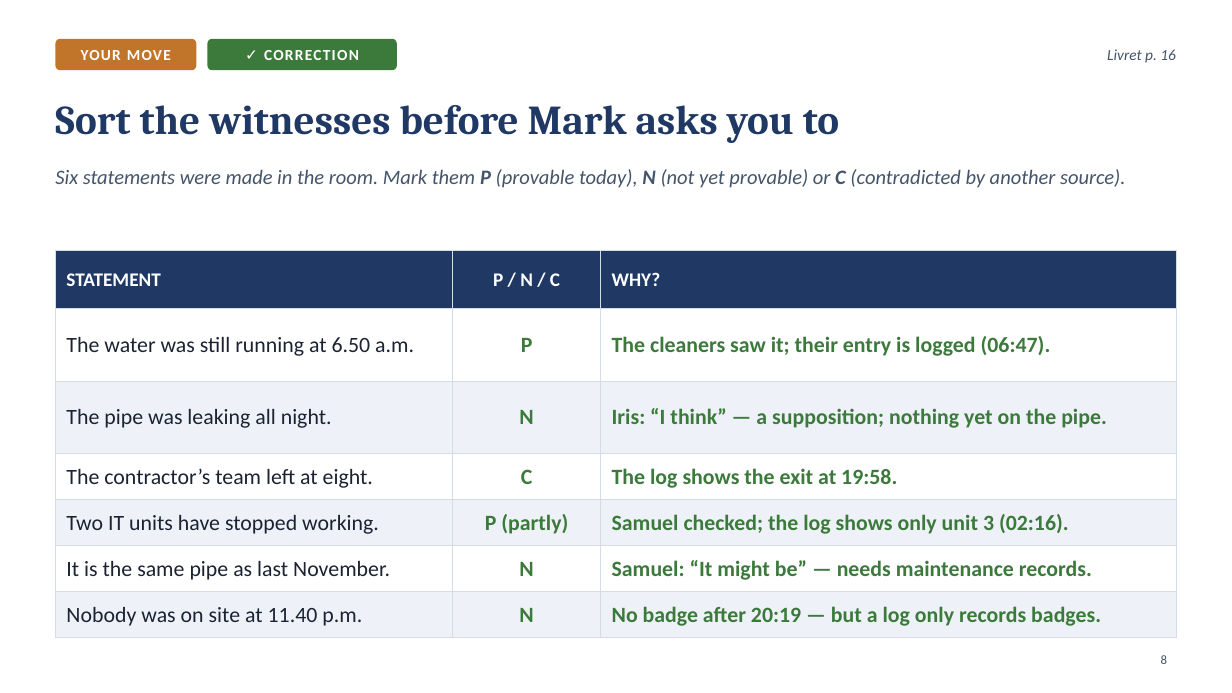
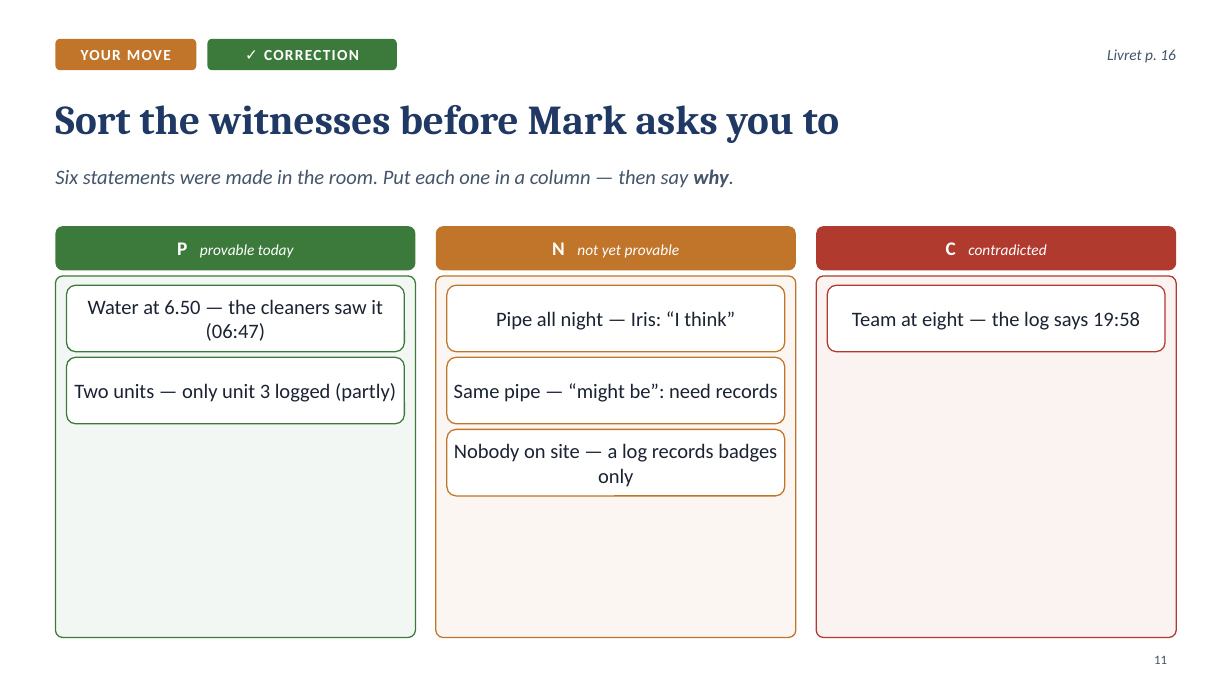
Before and after one commit to ajouniaux/talenleren, a slide deck: slide 11 of powerpoints/Seance_08_Scene3_Sort_the_witnesses.pptx (slide 8 before the commit). Drawn at 1232x693 pixels with LibreOffice and Linux fonts; fonts in the diff are those of the drawing. Boxes give left, top, right and bottom in pixels: in the first picture for what was removed or moved away, otherwise in the second. Text is boxed around its words. In the diff, an @@ line names an element or a change of style, - is before the commit and + after.

```diff
--- a/powerpoints/Seance_08_Scene3_Sort_the_witnesses.pptx
+++ b/powerpoints/Seance_08_Scene3_Sort_the_witnesses.pptx
@@ text at [55,169,734,188]: text changed @@
-Six statements were made in the room. Mark them P (provable today), N (not yet provable) or C (contradicted by another source).
+Six statements were made in the room. Put each one in a column — then say why.
@@ rounded rectangle added at [55,226,416,271], fill #3C7A3C @@
@@ rounded rectangle added at [436,226,797,271], fill #C0752A @@
@@ rounded rectangle added at [816,226,1177,271], fill #B03A2E @@
@@ table removed at [55,250,1177,630], 7 rows, 3 columns @@
-STATEMENT | P / N / C | WHY?
-The water was still running at 6.50 a.m. | P | The cleaners saw it; their entry is logged (06:47).
-The pipe was leaking all night. | N | Iris: “I think” — a supposition; nothing yet on the pipe.
-The contractor’s team left at eight. | C | The log shows the exit at 19:58.
-Two IT units have stopped working. | P (partly) | Samuel checked; the log shows only unit 3 (02:16).
-It is the same pipe as last November. | N | Samuel: “It might be” — needs maintenance records.
-Nobody was on site at 11.40 p.m. | N | No badge after 20:19 — but a log only records badges.
@@ text added at [177,242,294,258], 12 pt, text #FFFFFF, italic @@
+P provable today
@@ text added at [552,242,680,258], 12 pt, text #FFFFFF, italic @@
+N not yet provable
@@ text added at [946,242,1046,255], 12 pt, text #FFFFFF, italic @@
+C contradicted
@@ rounded rectangle added at [55,276,416,638], fill #3C7A3C at 6% opacity, outline #3C7A3C 1 pt @@
@@ rounded rectangle added at [67,286,405,352], fill #FFFFFF, outline #3C7A3C 1 pt, 16 pt, text #1B2333 @@
+Water at 6.50 — the cleaners saw it (06:47)
@@ rounded rectangle added at [436,276,797,638], fill #C0752A at 6% opacity, outline #C0752A 1 pt @@
@@ rounded rectangle added at [447,286,786,352], fill #FFFFFF, outline #C0752A 1 pt, 16 pt, text #1B2333 @@
+Pipe all night — Iris: “I think”
@@ rounded rectangle added at [816,276,1177,638], fill #B03A2E at 6% opacity, outline #B03A2E 1 pt @@
@@ rounded rectangle added at [827,286,1165,352], fill #FFFFFF, outline #B03A2E 1 pt, 16 pt, text #1B2333 @@
+Team at eight — the log says 19:58
@@ rounded rectangle added at [67,358,405,424], fill #FFFFFF, outline #3C7A3C 1 pt, 16 pt, text #1B2333 @@
+Two units — only unit 3 logged (partly)
@@ rounded rectangle added at [447,358,786,424], fill #FFFFFF, outline #C0752A 1 pt, 16 pt, text #1B2333 @@
+Same pipe — “might be”: need records
@@ rounded rectangle added at [447,430,786,496], fill #FFFFFF, outline #C0752A 1 pt, 16 pt, text #1B2333 @@
+Nobody on site — a log records badges only
@@ page number at [1154,655,1167,664]: text changed @@
-8
+11
```
Also in this commit, not shown: 6 other slides changed, 15 slides added, 5 slides removed, 9 other files.
